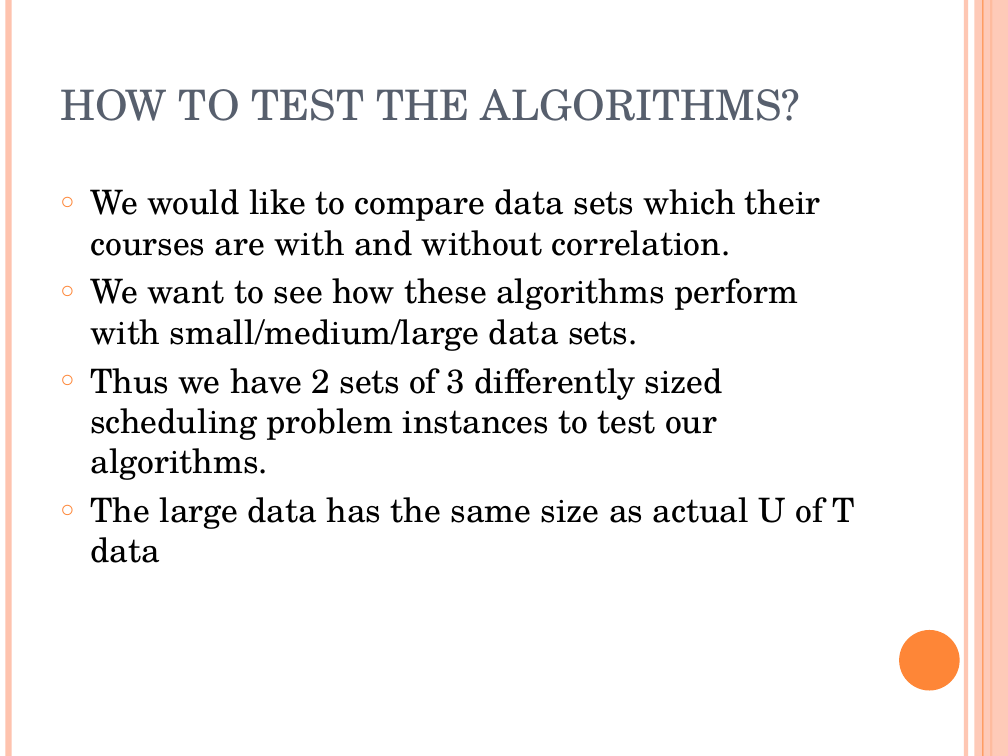
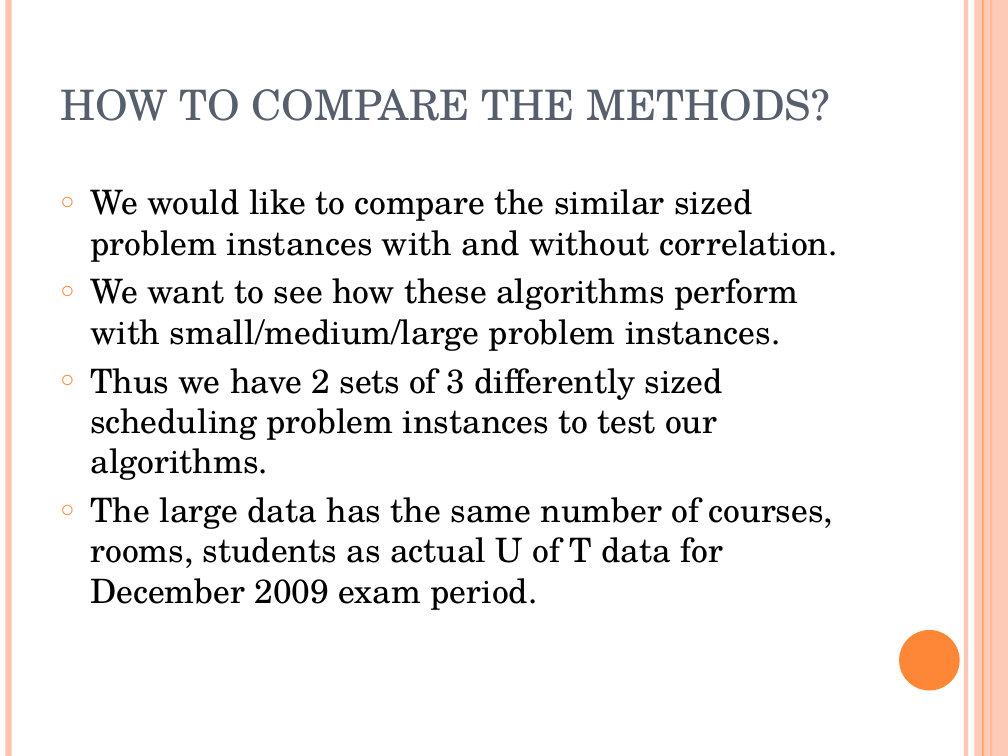
Before and after one commit to akokcam/csc384-genetic-algorithms-project, a slide deck: slide 12 of GA_TestBench/Data Files/presentation.ppt (slide 8 before the commit). Drawn at 1008x756 pixels with LibreOffice and Linux fonts; fonts in the diff are those of the drawing. Boxes give left, top, right and bottom in pixels: in the first picture for what was removed or moved away, otherwise in the second. Text is boxed around its words. In the diff, an @@ line names an element or a change of style, - is before the commit and + after.

```diff
--- a/GA_TestBench/Data Files/presentation.ppt
+++ b/GA_TestBench/Data Files/presentation.ppt
@@ title at [60,89,830,121]: text changed @@
-HOW TO TEST THE ALGORITHMS?
+HOW TO COMPARE THE METHODS?
@@ text at [90,189,838,351]: text changed @@
-○ We would like to compare data sets which their courses are with and without correlation.
-○ We want to see how these algorithms perform with small/medium/large data sets.
+○ We would like to compare the similar sized problem instances with and without correlation.
+○ We want to see how these algorithms perform with small/medium/large problem instances.
@@ text at [90,497,833,610]: text changed @@
-○ The large data has the same size as actual U of T data
+○ The large data has the same number of courses, rooms, students as actual U of T data for December 2009 exam period.
```
Also in this commit, not shown: 7 other slides changed, 9 slides added, 7 slides removed, 1 other file.
